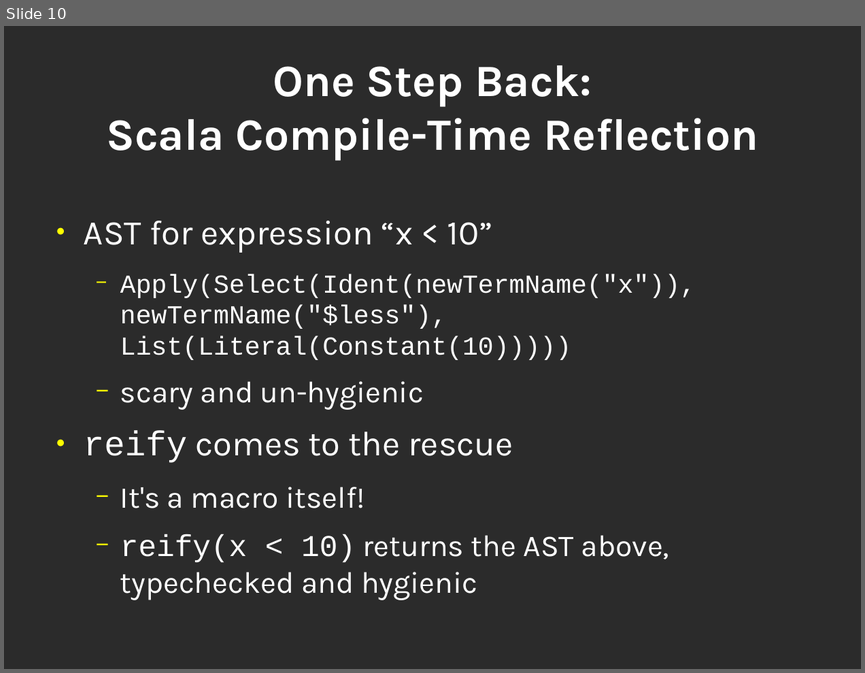
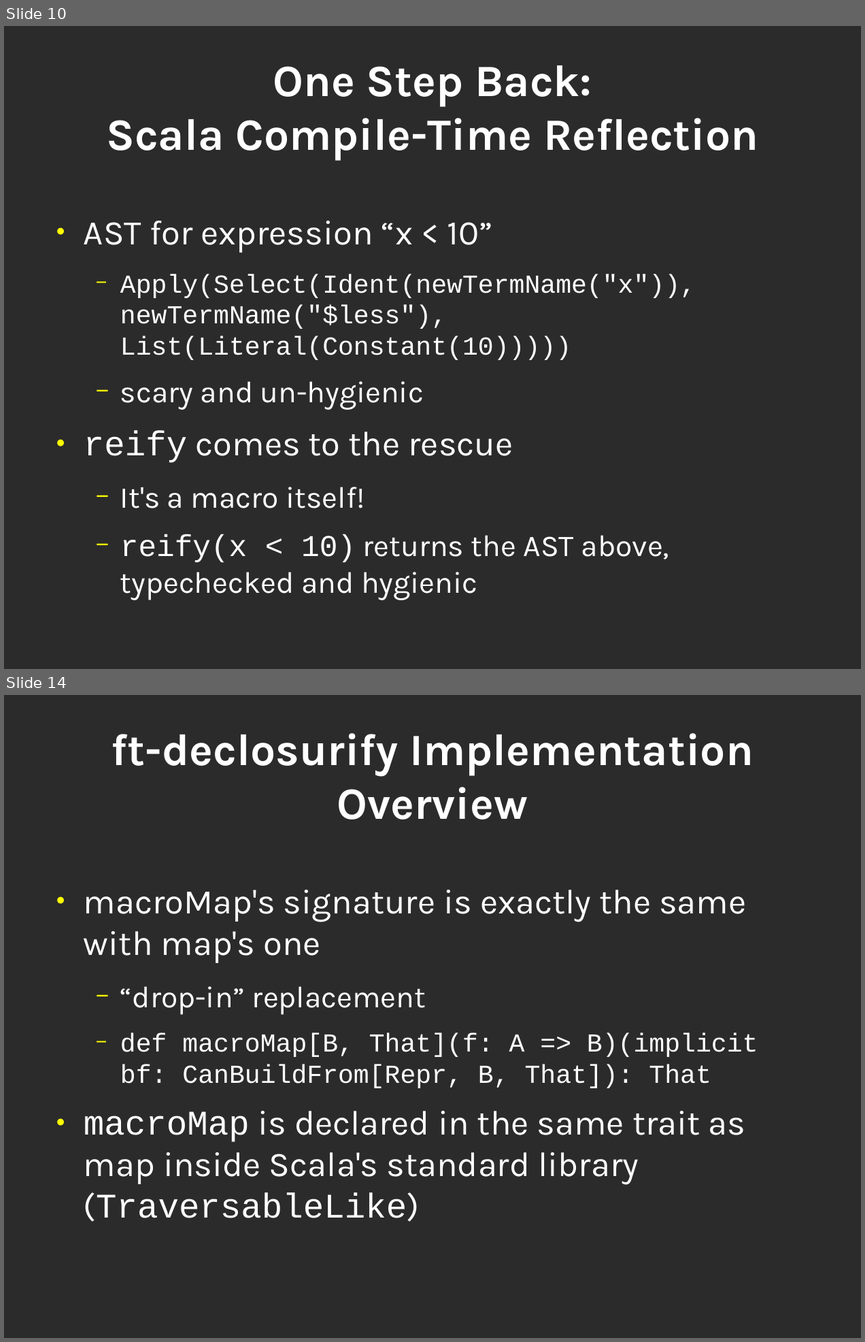
Before and after one commit to geo-kollias/msc-thesis-tex, a slide deck: geokollias_msc_thesis_pres.odp. Shown one above the other, each under a label of ours: slide 10 before the commit, slides 10 and 14 after it; the slides between them are not shown. The pictures are 865x673 and 865x1342 pixels, drawn with LibreOffice and Linux fonts; fonts in the diff are those of the drawing; background and template pictures are left out; a plain dark background stands for a picture behind light text. Boxes give left, top, right and bottom in pixels: in the first picture for what was removed or moved away, otherwise in the second. Text is boxed around its words. In the diff, an @@ line names an element or a change of style, - is before the commit and + after.

```diff
--- a/geokollias_msc_thesis_pres.odp
+++ b/geokollias_msc_thesis_pres.odp
@@ slide 14 added at bbox=[4, 695, 861, 1338], background picture (left out) @@
@@ title added at bbox=[111, 733, 753, 819], 41.4 pt, text #FFFFFF, bold @@
+ft-declosurify Implementation Overview
@@ text added at bbox=[84, 889, 758, 1221], 32 pt, text #FFFFFF @@
+● macroMap's signature is exactly the same with map's one
+  − “drop-in” replacement
+  − def macroMap[B, That](f: A => B)(implicit bf: CanBuildFrom[Repr, B, That]): That
+● macroMap is declared in the same trait as map inside Scala's standard library (TraversableLike)
```
Also in this commit, not shown: 2 slides changed, 2 other slides added.
